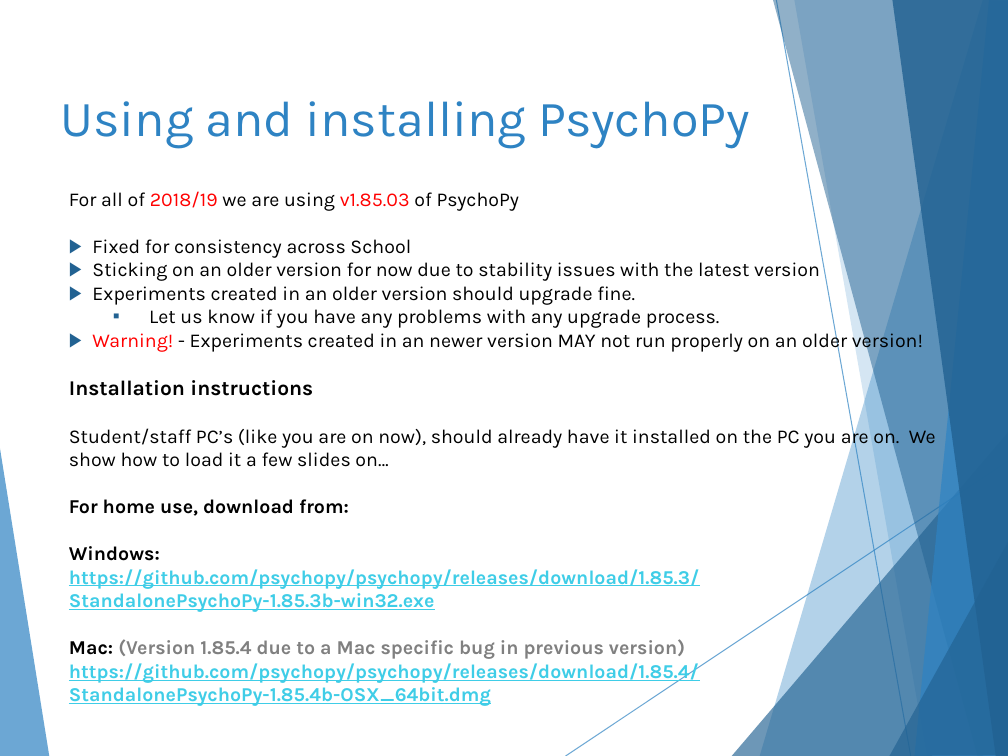
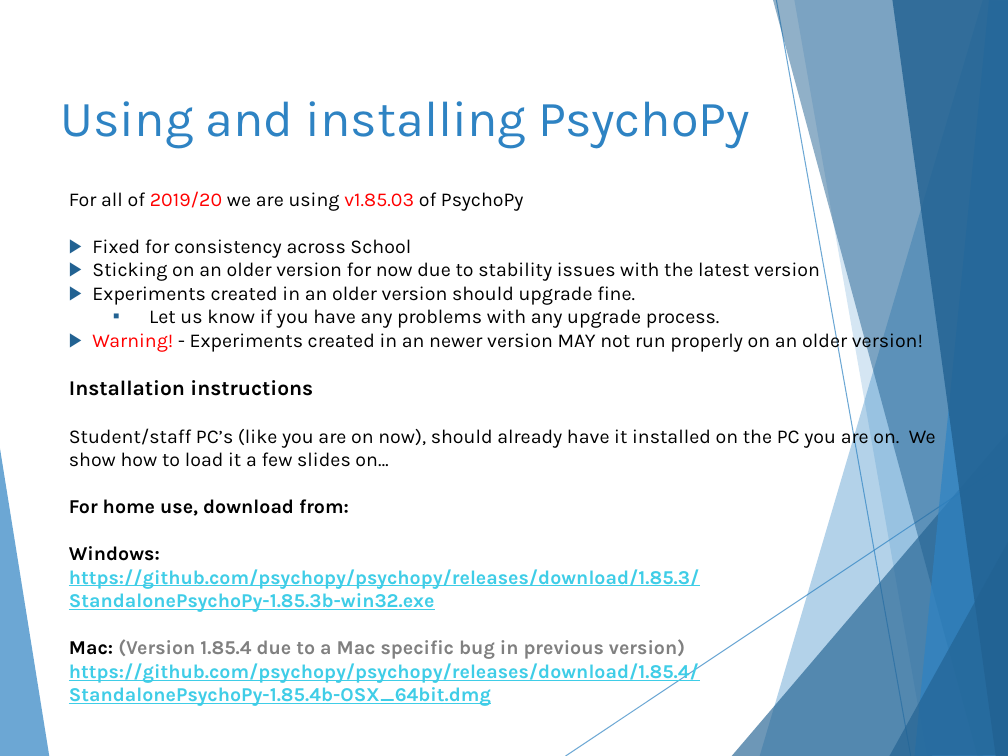
Before and after one commit to hlmpsy/psychopy_training, a slide deck: slide 5 of PsychoPy_FYP/PsychoPy.pptx. Drawn at 1008x756 pixels with LibreOffice and Linux fonts; fonts in the diff are those of the drawing. Boxes give left, top, right and bottom in pixels: in the first picture for what was removed or moved away, otherwise in the second. Text is boxed around its words. In the diff, an @@ line names an element or a change of style, - is before the commit and + after.

```diff
--- a/PsychoPy_FYP/PsychoPy.pptx
+++ b/PsychoPy_FYP/PsychoPy.pptx
@@ text at bbox=[69, 191, 524, 211]: text changed @@
-For all of 2018/19 we are using v1.85.03 of PsychoPy
+For all of 2019/20 we are using v1.85.03 of PsychoPy
```
Also in this commit, not shown: 7 other slides changed, 1 other file.
